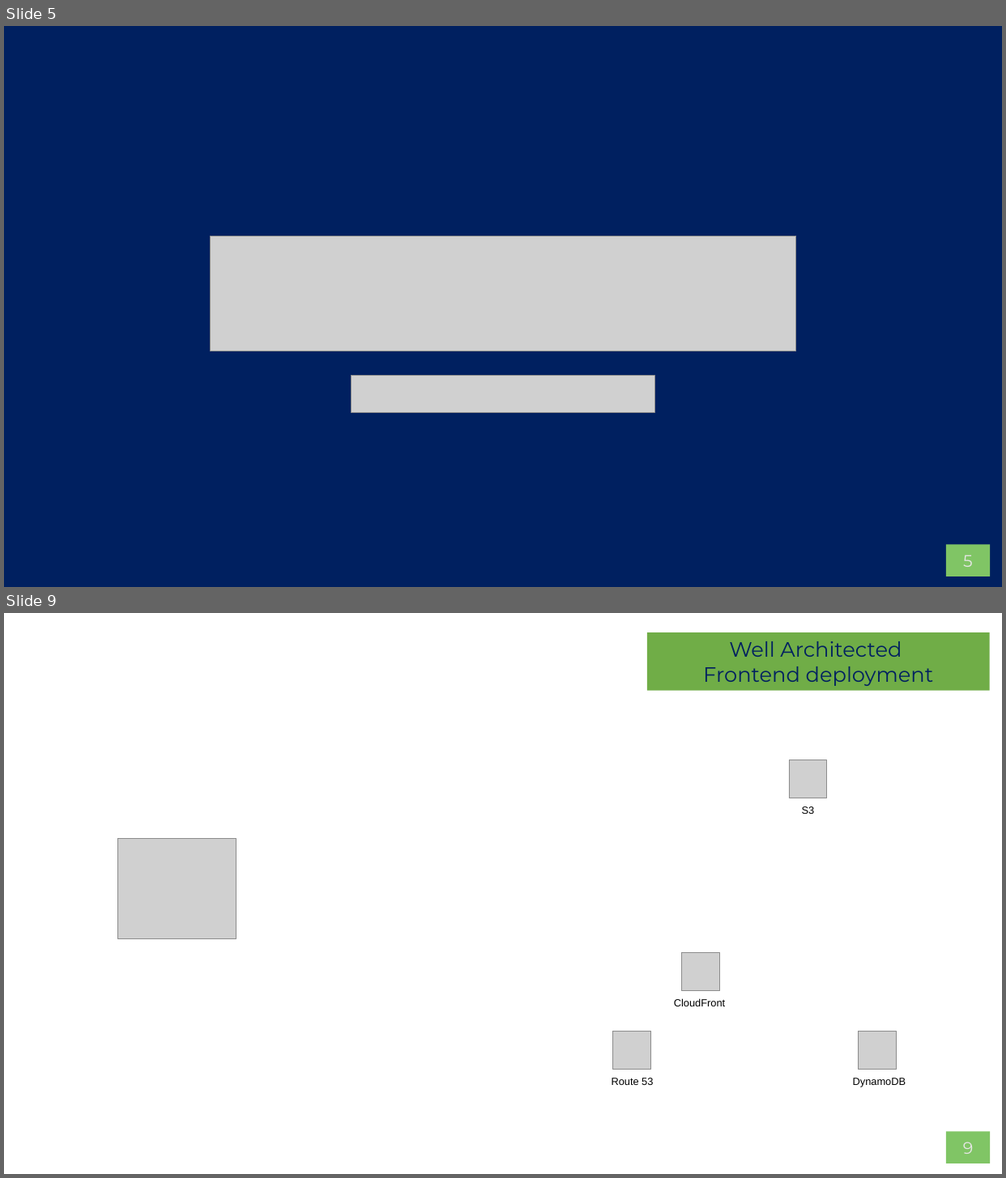
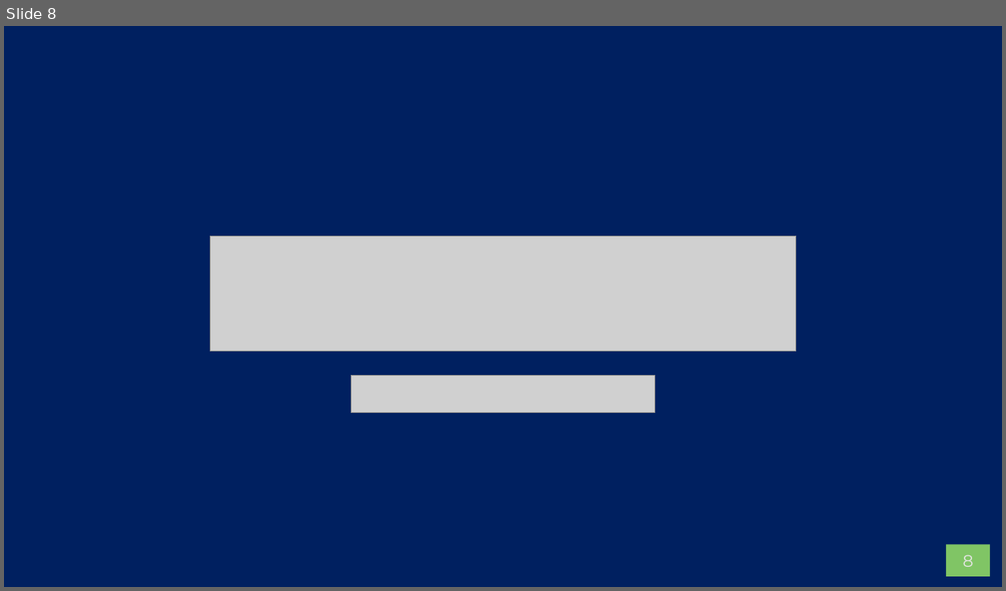
Before and after one commit to AWS-Competence-Group/sessions, a slide deck: 04-aws-cli/04-aws-cli.pptx. Shown one above the other, each under a label of ours: slides 5 and 9 before the commit, slide 8 after it; the slides between them are not shown. The pictures are 1006x1178 and 1006x591 pixels, drawn with LibreOffice and Linux fonts; fonts in the diff are those of the drawing; grey boxes stand for pictures; background and template pictures are left out. Boxes give left, top, right and bottom in pixels: in the first picture for what was removed or moved away, otherwise in the second. Text is boxed around its words. In the diff, an @@ line names an element or a change of style, - is before the commit and + after.

```diff
--- a/04-aws-cli/04-aws-cli.pptx
+++ b/04-aws-cli/04-aws-cli.pptx
@@ slide 9 removed at [4, 613, 1002, 1174], background #FFFFFF; not listed: 1 template element that a slide beside it also shows @@
@@ rectangle removed at [647, 632, 990, 690] @@
-Well Architected
-Frontend deployment
@@ picture removed at [790, 760, 828, 798] @@
@@ text removed at [802, 807, 815, 814] @@
-S3
@@ picture removed at [117, 838, 236, 939] @@
@@ picture removed at [681, 953, 720, 991] @@
@@ text removed at [674, 999, 725, 1007] @@
-CloudFront
@@ picture removed at [613, 1032, 651, 1070] @@
@@ picture removed at [859, 1032, 897, 1070] @@
@@ text removed at [612, 1078, 653, 1085] @@
-Route 53
@@ text removed at [853, 1078, 906, 1088] @@
-DynamoDB
@@ what was slide 5 is now slide 8 @@
@@ page number at [963, 555, 974, 567]: text changed @@
-5
+8
```
Also in this commit, not shown: 3 slides changed, 3 slides added, 9 other slides removed.
